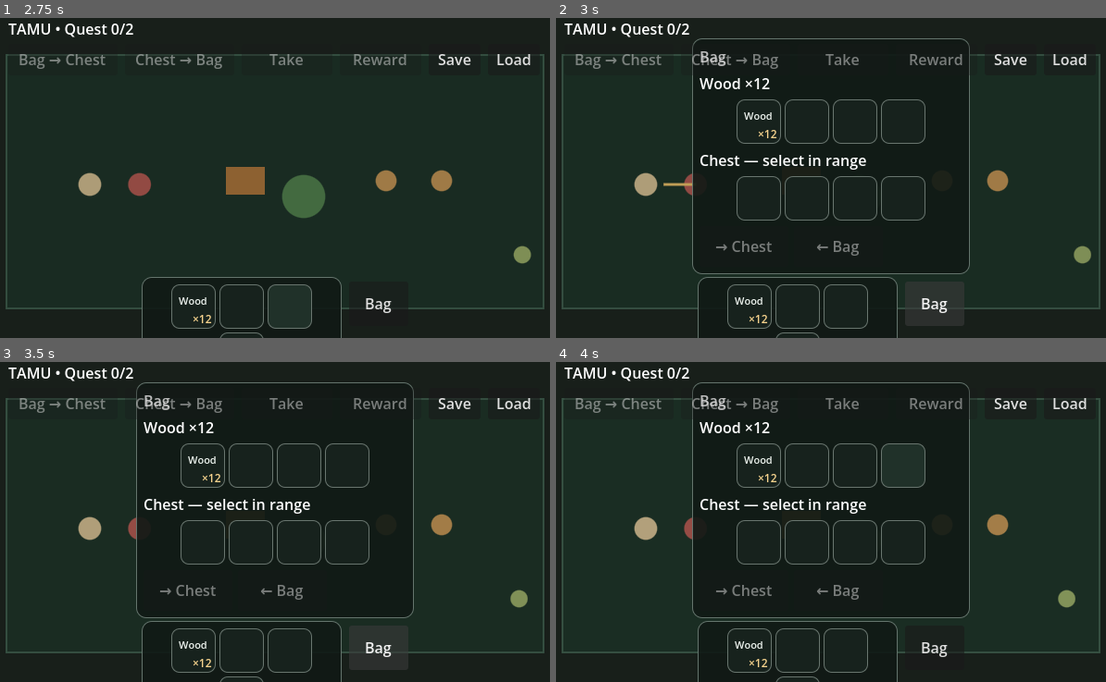
Above: before the commit, frames 1-4 (two rows, left to right).
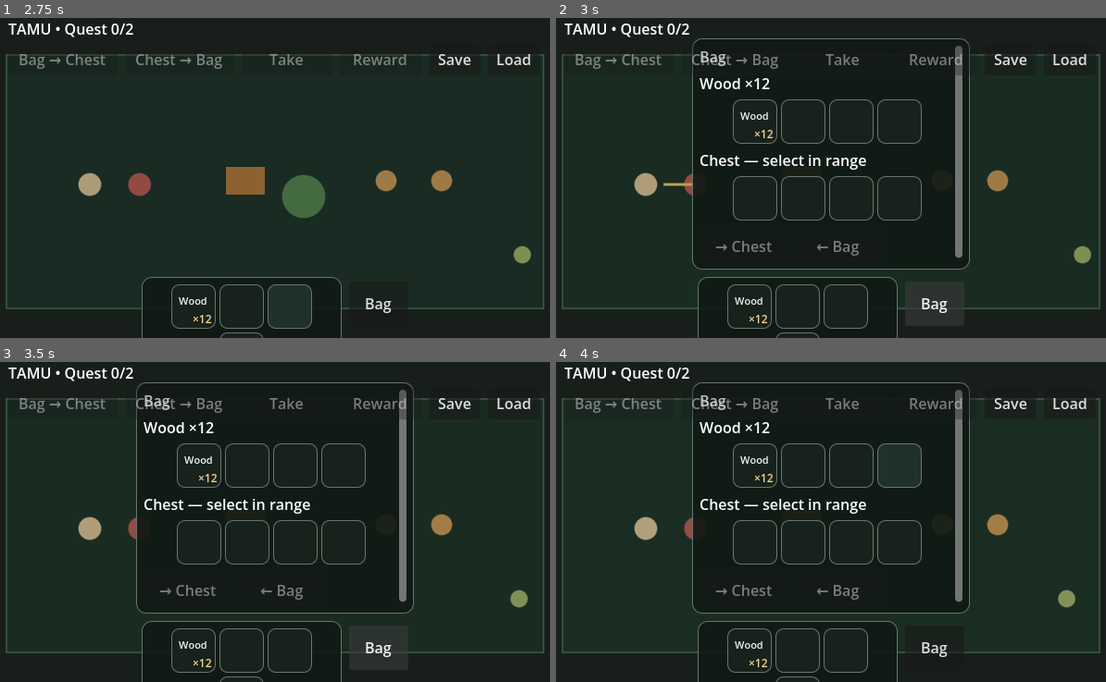
Above: after the commit, the same moments.

Repository: TheOsmanYILDIRIM/TAMU-Topdown
Game: Godot game, scene res://scenes/prototype.tscn
Same seed, same stepped clock (60 frames per second), same inputs: the game is played once before the commit and once after it.
Inputs:
- Up to frame 1 (2.75 s): click "Wood" at 0.5 s; click "…" at 1.25 s; click "…" at 2 s
- Up to frame 2 (3 s): click "Bag" at 2.75 s
- Up to frame 3 (3.5 s): no input
- Up to frame 4 (4 s): click "…" at 3.5 s

Frame 1 is identical in both runs. In frame 2, 2.4% of the frame differs, in the area x 24-76%, y 8-81%; in frame 3, 2.4%; in frame 4, 2.4%.

Commit message:
Keep Gohud bag panel inside mobile safe area

Diff:
--- a/scripts/gohud_adapter.gd
+++ b/scripts/gohud_adapter.gd
@@ -15,7 +15,7 @@
 var hotbar_frame: PanelContainer
 var hotbar: GoSlotGrid
 var bag_toggle: Button
-var bag_panel: PanelContainer
+var bag_panel: Panel
 var bag_grid: GoSlotGrid
 var chest_grid: GoSlotGrid
 var bag_total: Label
@@ -67,16 +67,30 @@
 	bag_toggle.pressed.connect(toggle_bag)
 	add_child(bag_toggle)
 
-	bag_panel = PanelContainer.new()
+	bag_panel = Panel.new()
 	bag_panel.name = "BagPanel"
 	bag_panel.mouse_filter = Control.MOUSE_FILTER_STOP
+	bag_panel.clip_contents = true
 	bag_panel.add_theme_stylebox_override(&"panel", _panel_style())
 	add_child(bag_panel)
 
+	var scroll := ScrollContainer.new()
+	scroll.name = "Scroll"
+	scroll.set_anchors_and_offsets_preset(Control.PRESET_FULL_RECT)
+	scroll.offset_left = 8.0
+	scroll.offset_top = 8.0
+	scroll.offset_right = -8.0
+	scroll.offset_bottom = -8.0
+	scroll.horizontal_scroll_mode = ScrollContainer.SCROLL_MODE_DISABLED
+	scroll.vertical_scroll_mode = ScrollContainer.SCROLL_MODE_AUTO
+	scroll.mouse_filter = Control.MOUSE_FILTER_STOP
+	bag_panel.add_child(scroll)
+
 	var content := VBoxContainer.new()
 	content.name = "Content"
+	content.size_flags_horizontal = Control.SIZE_EXPAND_FILL
 	content.add_theme_constant_override(&"separation", 6)
-	bag_panel.add_child(content)
+	scroll.add_child(content)
 
 	var title := Label.new()
 	title.text = "Bag"
